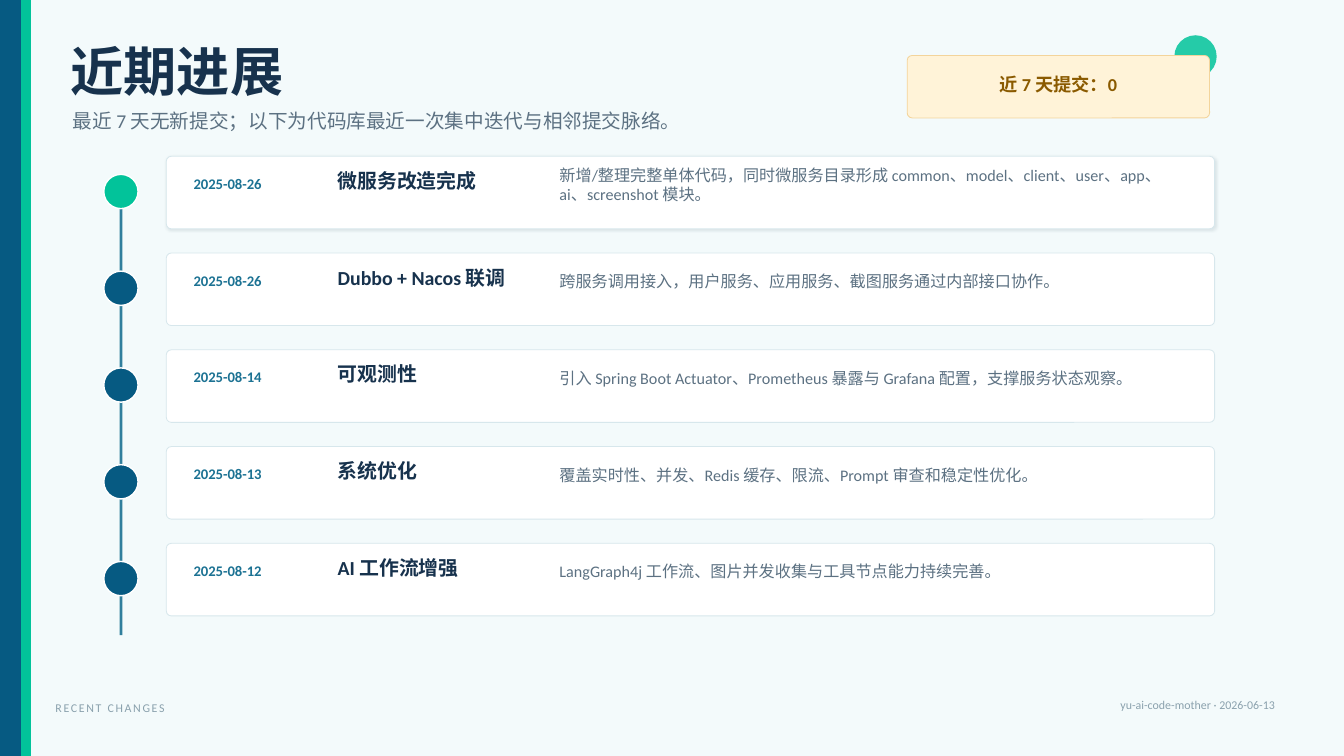
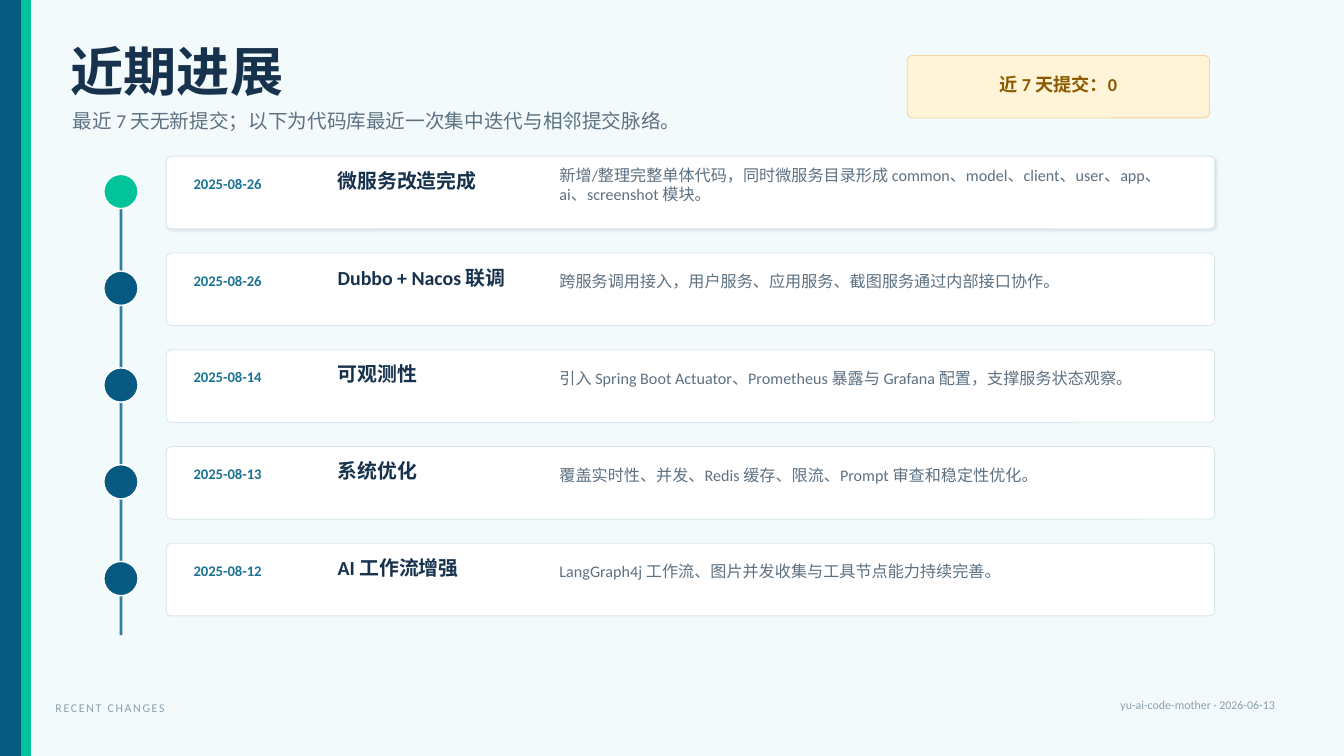
Before and after one commit to liyupi/yu-ai-code-mother, a slide deck: slide 5 of docs/reports/project-status-2026-06-13.pptx. Drawn at 1344x756 pixels with LibreOffice and Linux fonts; fonts in the diff are those of the drawing. Boxes give left, top, right and bottom in pixels: in the first picture for what was removed or moved away, otherwise in the second. Text is boxed around its words. In the diff, an @@ line names an element or a change of style, - is before the commit and + after.

```diff
--- a/docs/reports/project-status-2026-06-13.pptx
+++ b/docs/reports/project-status-2026-06-13.pptx
@@ ellipse removed at (x1=1175, y1=35, x2=1217, y2=78) @@
```
Also in this commit, not shown: 2 other slides changed.
